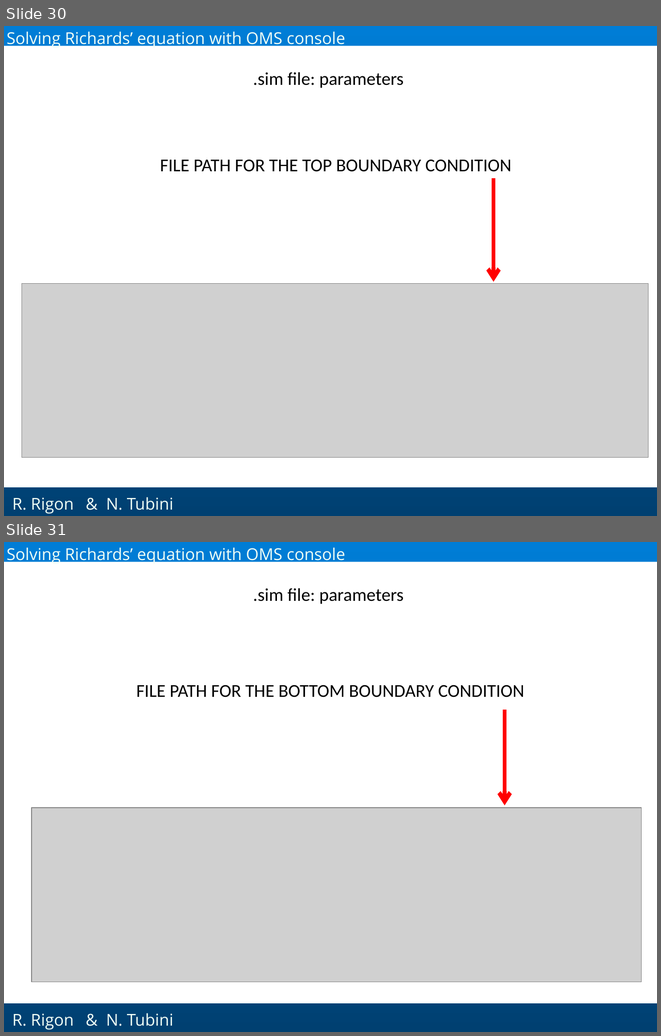
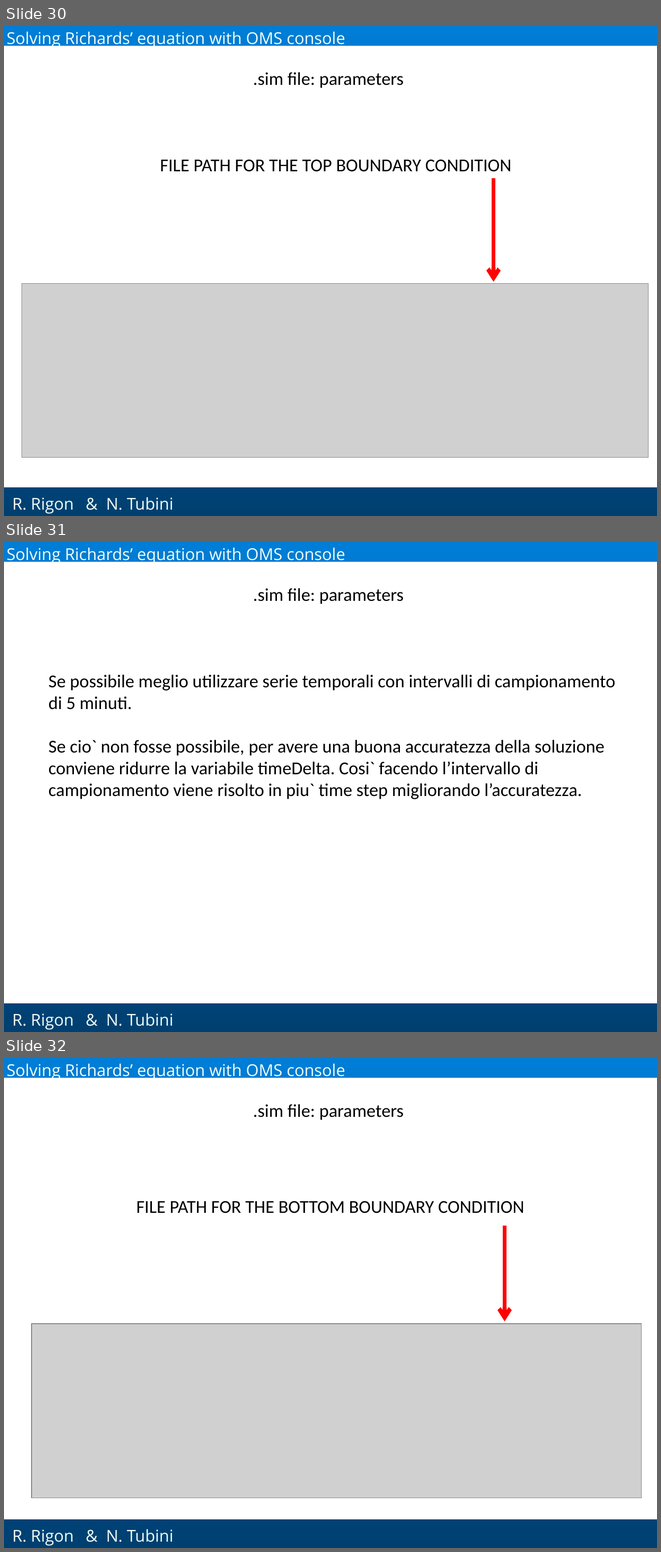
Before and after one commit to GEOframeOMSProjects/OMS_Project_Richards1D, a slide deck: Materials/Richards_English.pptx. Shown one above the other, each under a label of ours: slides 30 and 31 before the commit, slides 30, 31 and 32 after it. The pictures are 661x1036 and 661x1552 pixels, drawn with LibreOffice and Linux fonts; fonts in the diff are those of the drawing; grey boxes stand for pictures; background and template pictures are left out. Boxes give left, top, right and bottom in pixels: in the first picture for what was removed or moved away, otherwise in the second. Text is boxed around its words. In the diff, an @@ line names an element or a change of style, - is before the commit and + after.

Commit message:
Added one slide

```diff
--- a/Materials/Richards_English.pptx
+++ b/Materials/Richards_English.pptx
@@ slide 31 added at [4, 542, 657, 1032], background gradient #007DD6 to #004071; not listed: 2 template elements that a slide beside it also shows @@
@@ text added at [7, 547, 345, 564], 18 pt, text #F1FEF6 @@
+Solving Richards’ equation with OMS console
@@ text added at [253, 588, 404, 604], 20 pt, text #000000 @@
+.sim file: parameters
@@ text added at [49, 674, 616, 799], 20 pt, text #000000 @@
+Se possibile meglio utilizzare serie temporali con intervalli di campionamento di 5 minuti.
+Se cio` non fosse possibile, per avere una buona accuratezza della soluzione conviene ridurre la variabile timeDelta. Cosi` facendo l’intervallo di campionamento viene risolto in piu` time step migliorando l’accuratezza.
@@ text added at [106, 1013, 174, 1026], 18 pt, text #F1FEF6 @@
+& N. Tubini
@@ what was slide 31 is now slide 32 @@
```
Also in this commit, not shown: 1 slide changed.
